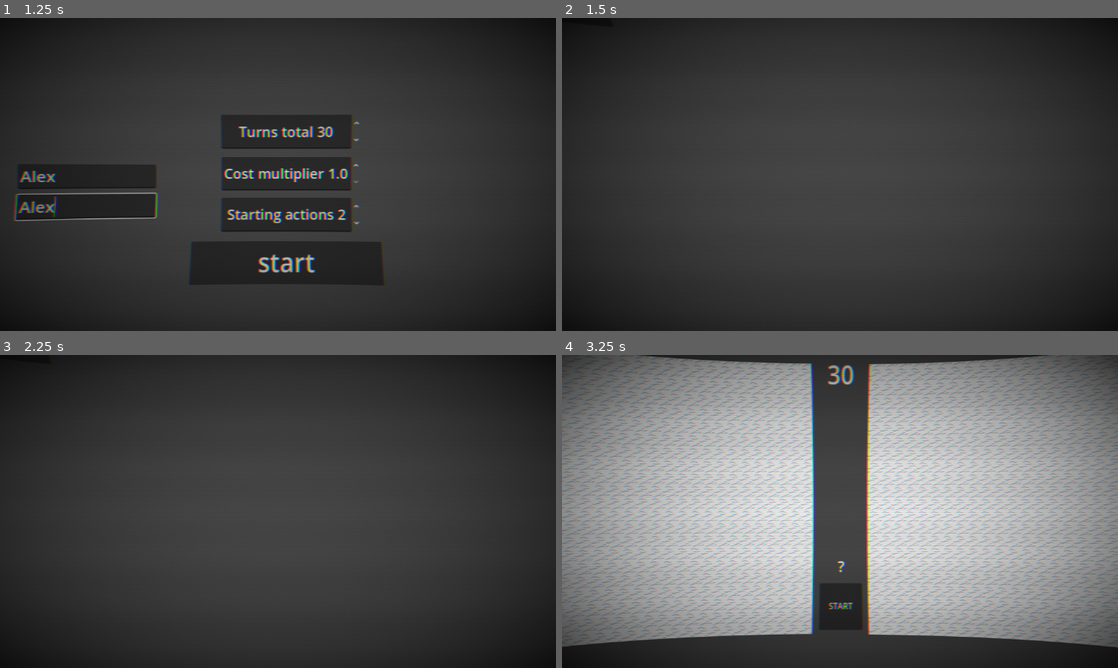
Above: before the commit, frames 1-4 (two rows, left to right).
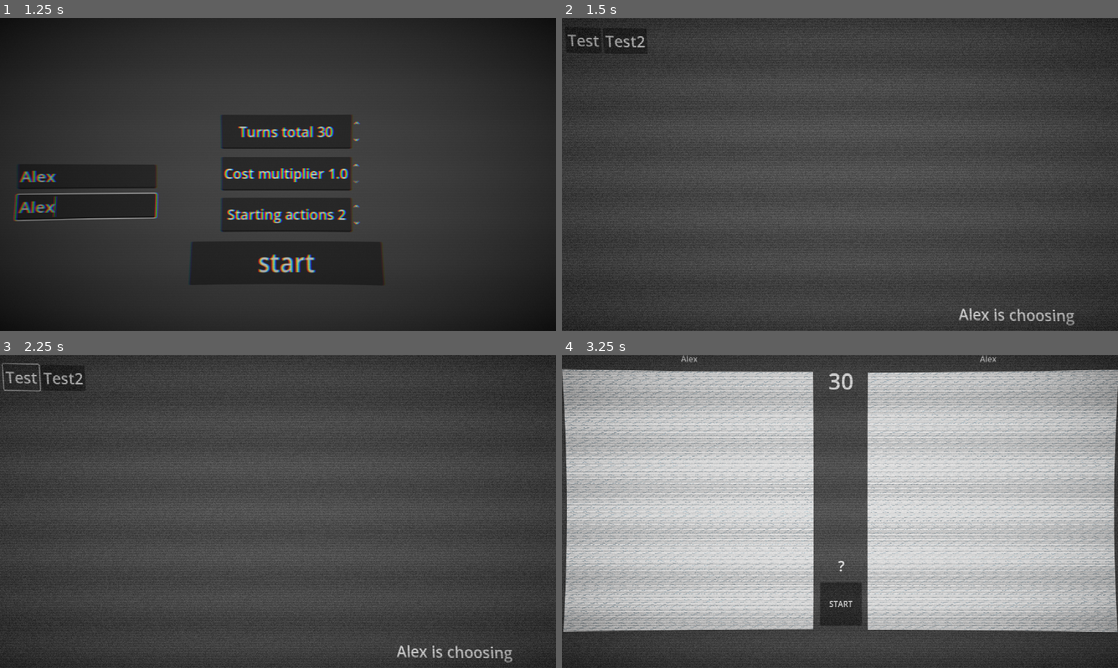
Above: after the commit, the same moments.

Repository: Blackblip/tekgame
Game: Godot game, scene res://scenes/roundSettings.tscn
The game is run twice, just before and just after one commit, with the same random seed, the same clock (stepped at 60 frames per second) and the same inputs.
Inputs (mouse positions are in pixels of both pictures, inside the frame that each line leads up to):
- Up to frame 1 (1.25 s): click (94, 177) at 0.52 s; type "Alex" at 0.6 s; click (94, 205) at 0.75 s; type "Alex" at 0.83 s
- Up to frame 2 (1.5 s): click "start" at 1.25 s
- Up to frame 3 (2.25 s): click "Test" at 2 s
- Up to frame 4 (3.25 s): click "Test2" at 2.75 s

Frame 1 is identical in both runs. In frame 2, 32% of the frame differs, in the area x 0-100%, y 0-100%; in frame 3, 33%; in frame 4, 65%.

Commit message:
more shi

Diff:
--- a/teknikprojectprototyp1/Assets/buildings/MissileSilo.tscn
+++ b/teknikprojectprototyp1/Assets/buildings/MissileSilo.tscn
@@ -28,4 +28,5 @@
 [node name="MissileSilo" type="AnimatedSprite2D"]
 texture_filter = 1
 sprite_frames = SubResource("SpriteFrames_s3pgm")
-frame_progress = 0.21007
+animation = &"prep"
+frame_progress = 0.14262
--- a/teknikprojectprototyp1/code/game/action_handler.gd
+++ b/teknikprojectprototyp1/code/game/action_handler.gd
@@ -2,6 +2,7 @@
 @onready var player = $GridContainer.get_meta("Player")
 @onready var turnHandler = $".."
 @onready var container
+@export var sound_handler: AudioStreamPlayer
 
 var icons = [
 
@@ -132,6 +133,13 @@
 			var source_data = MatchSettings.grid_data_p1[str(action_data.From_building)]
 			if source_data.building == config.Source_building:
 				source_data.action_scheduled_on = ""
+				var building_instance
+
+				for b in $GridContainer/BUILDINGS.get_children():
+					if b.name == str(action_data.From_building):
+						building_instance = b
+				if building_instance is AnimatedSprite2D:
+					building_instance.play("default")
 
 		if action_cost == 1:
 			MatchSettings.actionsLeft1 += 0
@@ -204,6 +212,9 @@
 		else:
 			MatchSettings.actionsLeftP2 -= offensive_data.ActionCost
 			$"../../CenterContainer/UI/PActions".text = str(MatchSettings.actionsLeftP2)
+
+
+
 	var own_grid: TileMapLayer = $"./GridContainer/grid"
 	var target_grid: TileMapLayer
 	if player == 1:
@@ -232,6 +243,12 @@
 			if data.building == offensive_data.Source_building:
 				building_origin = data.tile_pos
 				data.action_scheduled_on = tile_pos
+				var building_instance
+				for b in $GridContainer/BUILDINGS.get_children():
+					if b.name == str(building_origin):
+						building_instance = b
+				if building_instance is AnimatedSprite2D:
+					building_instance.play("prep")
 	elif player == 2:
 		for i in MatchSettings.grid_data_p2:
 			if building_origin != null:
@@ -242,6 +259,13 @@
 			if data.building == offensive_data.Source_building:
 				building_origin = data.tile_pos
 				data.action_scheduled_on = tile_pos
+				var building_instance
+				for b in $GridContainer/BUILDINGS.get_children():
+					if b.name == str(building_origin):
+						building_instance = b
+				if building_instance is AnimatedSprite2D:
+					building_instance.play("prep")
+
 	schedule[str(tile_pos)] = {
 		"Type": "Offensive",
 		"Action": offensive_data.Name,
@@ -296,6 +320,13 @@
 				$GridContainer/grid/HoverHighlight.build_mode = false
 				$GridContainer/grid/HoverHighlight.queue_redraw()
 
+	if player == 0:
+		sound_handler = $"../../SoundsP1"
+		sound_handler.play_sound("Hand_saw")
+	if player == 1:
+		sound_handler = $"../../SoundsP2"
+		sound_handler.play_sound("Hand_saw")
+
 	var hammer_scene = load("res://Assets/Icons/hammer.tscn")
 	var hammer_instance = hammer_scene.instantiate()
 	$"./GridContainer/grid".add_child(hammer_instance)
--- a/teknikprojectprototyp1/code/game/building_handler.gd
+++ b/teknikprojectprototyp1/code/game/building_handler.gd
@@ -15,6 +15,11 @@
 	var path = Configs.buildings[tile_data.building].Path
 	var building_scene = load(path)
 	var building_instance = building_scene.instantiate()
+	if building_instance is AnimatedSprite2D:
+		if str(tile_data.action_scheduled_on) != "":
+			building_instance.play("prep")
+		else:
+			building_instance.play("default")
 	$".".add_child(building_instance)
 	var global_pos = $"../../GridContainer/grid".to_global($"../../GridContainer/grid".map_to_local(tile_pos))
 	building_instance.global_position = global_pos
--- a/teknikprojectprototyp1/code/game/request_interaction.gd
+++ b/teknikprojectprototyp1/code/game/request_interaction.gd
@@ -4,6 +4,7 @@
 @onready var gridLayer = self
 @onready var turnHandler = $"../../.."
 @onready var interactions = $"../../../../Interactions"
+@onready var sound_handler
 
 var gridLayer2: TileMapLayer
 
@@ -35,6 +36,14 @@
 	queue_redraw()
 
 func _input(event):
+	if event is InputEventMouseButton:
+		if event.button_index == MOUSE_BUTTON_LEFT:
+			if player == 0:
+				sound_handler = $"../../../../SoundsP1"
+				sound_handler.play_sound("Click")
+			if player == 1:
+				sound_handler = $"../../../../SoundsP2"
+				sound_handler.play_sound("Click")
 	if not isMyTurn:
 		return
 	if event.is_action_pressed("Shift"):
--- a/teknikprojectprototyp1/code/globals/MatchSettings.gd
+++ b/teknikprojectprototyp1/code/globals/MatchSettings.gd
@@ -7,6 +7,12 @@
 var p2_map: String = ""
 var p1_name: String = "Player1"
 var p2_name: String = "Player2"
+
+var volumes = {
+	"master" : 100,
+	"music" : 100,
+	"effects" : 100,
+}
 
 var turn_count: int = 0
 var turns_left: int = total_turns
--- /dev/null
+++ b/teknikprojectprototyp1/code/globals/MusicList.gd
@@ -0,0 +1,5 @@
+extends Node
+
+var Music = {
+	"Blank" : "res://Assets/sounds/Disfigure - Blank [NCS Release].mp3",
+}
--- /dev/null
+++ b/teknikprojectprototyp1/code/globals/SoundList.gd
@@ -0,0 +1,6 @@
+extends Node
+
+var SFX = {
+	"Click" : preload("res://Assets/sounds/66878__mikemunkie__click1.wav"),
+	"Hand_saw" : preload("res://Assets/sounds/258056__jagadamba__hand-saw-02.mp3"),
+}
--- /dev/null
+++ b/teknikprojectprototyp1/code/music_handler.gd
@@ -0,0 +1,41 @@
+
+extends Node
+
+@export var Player: AudioStreamPlayer
+@export var Play_onready: bool = false
+
+var loop_through_music = true
+var index = 0
+var keys = []
+
+func _ready():
+	keys = MusicList.Music.keys()
+	Player.finished.connect(play_next)
+	if Play_onready:
+		begin_play()
+
+func set_volume(value: float):
+	Player.volume_db = linear_to_db(value / 100.0)
+
+func resume():
+	Player.stream_paused = false
+
+func pause():
+	Player.stream_paused = true
+
+func begin_play():
+	if keys.is_empty():
+		return
+	index = 0
+	play_current()
+func play_current():
+	Player.stream = load(MusicList.Music[keys[index]])
+	Player.play()
+func play_next():
+	index += 1
+	if index >= keys.size():
+		if loop_through_music:
+			index = 0
+		else:
+			return
+	play_current()
--- a/teknikprojectprototyp1/code/shaders/crtTV_effect.gdshader
+++ b/teknikprojectprototyp1/code/shaders/crtTV_effect.gdshader
@@ -3,7 +3,7 @@
 
 uniform sampler2D screen_texture : hint_screen_texture, filter_linear;
 
-uniform float curvature : hint_range(0.0, 0.3) = 0.08;
+uniform float curvature : hint_range(0.0, 0.3) = 0.1;
 uniform float scanline_strength : hint_range(0.0, 1.0) = 0.2;
 uniform float vignette_strength : hint_range(0.0, 1.0) = 0.4;
 uniform float chromatic_aberration : hint_range(0.0, 0.01) = 0.002;
--- /dev/null
+++ b/teknikprojectprototyp1/code/sound_handler.gd
@@ -0,0 +1,35 @@
+extends Node
+
+@export var max_players: int = 10
+@onready var TurnHandler = $"../TurnHandler"
+
+var available_players: Array[AudioStreamPlayer] = []
+
+func _ready():
+	for i in range(max_players):
+		var player = AudioStreamPlayer.new()
+		add_child(player)
+		available_players.append(player)
+	TurnHandler.turn_changed.connect(turn_changed.bind())
+
+func turn_changed(turn):
+	var player = $".".get_meta("Player")
+
+	if str(turn) == str(player):
+		resume_sounds()
+	else:
+		pause_sounds()
+func pause_sounds():
+	for player in available_players:
+		player.stream_paused = true
+func resume_sounds():
+	for player in available_players:
+		player.stream_paused = false
+
+func play_sound(path: String):
+	for player in available_players:
+		if !player.playing:
+			if !player.stream == SoundList.SFX[path]:
+				player.stream = SoundList.SFX[path]
+				player.play()
+				return
--- a/teknikprojectprototyp1/project.godot
+++ b/teknikprojectprototyp1/project.godot
@@ -19,6 +19,8 @@
 
 MatchSettings="*res://code/globals/MatchSettings.gd"
 Configs="*res://code/globals/Configs.gd"
+MusicList="*res://code/globals/MusicList.gd"
+SoundList="*res://code/globals/SoundList.gd"
 
 [display]
 
--- a/teknikprojectprototyp1/scenes/game.tscn
+++ b/teknikprojectprototyp1/scenes/game.tscn
@@ -13,6 +13,8 @@
 [ext_resource type="Texture2D" uid="uid://cfrl3tu0x5t3g" path="res://Assets/sprites/missileplaceholder.png" id="9_kvpfn"]
 [ext_resource type="Texture2D" uid="uid://bmg4twqsv5buy" path="res://Assets/sprites/shieldorsum.png" id="10_dinhu"]
 [ext_resource type="Script" uid="uid://v5kq3s2xq8bf" path="res://code/makeVis.gd" id="13_kvuet"]
+[ext_resource type="Script" uid="uid://di7jm0v8mpgf8" path="res://code/music_handler.gd" id="14_trtic"]
+[ext_resource type="Script" uid="uid://dmnvr47mev0h" path="res://code/sound_handler.gd" id="15_ir15t"]
 
 [sub_resource type="Theme" id="Theme_lnu2h"]
 
@@ -26,12 +28,12 @@
 
 [sub_resource type="ShaderMaterial" id="ShaderMaterial_kvuet"]
 shader = ExtResource("4_dinhu")
-shader_parameter/curvature = 0.08
-shader_parameter/scanline_strength = 0.2
-shader_parameter/vignette_strength = 0.4
-shader_parameter/chromatic_aberration = 0.002
-shader_parameter/noise_strength = 0.01
-shader_parameter/brightness = 1.0
+shader_parameter/curvature = 0.02
+shader_parameter/scanline_strength = 0.685
+shader_parameter/vignette_strength = 0.254
+shader_parameter/chromatic_aberration = 0.0
+shader_parameter/noise_strength = 0.082
+shader_parameter/brightness = 1.55
 
 [node name="Game" type="Node2D"]
 position = Vector2(-34, 0)
@@ -111,11 +113,12 @@
 [node name="TurnHandler" type="Node" parent="."]
 script = ExtResource("2_yqjtg")
 
-[node name="P2G" type="Node2D" parent="TurnHandler"]
+[node name="P2G" type="Node2D" parent="TurnHandler" node_paths=PackedStringArray("sound_handler")]
 z_index = 1
 z_as_relative = false
 position = Vector2(-34, 0)
 script = ExtResource("2_lbhrr")
+sound_handler = NodePath("../../SoundsP2")
 
 [node name="GridContainer" type="Panel" parent="TurnHandler/P2G"]
 anchors_preset = 1
@@ -144,9 +147,10 @@
 text = "PLAYER 2"
 horizontal_alignment = 1
 
-[node name="P1G" type="Node2D" parent="TurnHandler"]
+[node name="P1G" type="Node2D" parent="TurnHandler" node_paths=PackedStringArray("sound_handler")]
 position = Vector2(-34, 0)
 script = ExtResource("2_lbhrr")
+sound_handler = NodePath("../../SoundsP2")
 
 [node name="GridContainer" type="Panel" parent="TurnHandler/P1G"]
 anchors_preset = 8
@@ -203,16 +207,18 @@
 [node name="MapSelector" type="Control" parent="."]
 layout_mode = 3
 anchors_preset = 0
-offset_right = 40.0
-offset_bottom = 40.0
+offset_left = 80.0
+offset_top = 87.0
+offset_right = 120.0
+offset_bottom = 127.0
 script = ExtResource("4_lbhrr")
 
 [node name="GridContainer" type="GridContainer" parent="MapSelector"]
 layout_mode = 0
-offset_left = 40.0
-offset_top = 7.0
-offset_right = 1191.0
-offset_bottom = 656.0
+offset_left = -19.0
+offset_top = -57.0
+offset_right = 1132.0
+offset_bottom = 592.0
 mouse_filter = 2
 columns = 6
 
@@ -223,10 +229,10 @@
 
 [node name="Choosing" type="Label" parent="MapSelector"]
 layout_mode = 0
-offset_left = 872.0
-offset_top = 606.0
-offset_right = 1181.0
-offset_bottom = 648.0
+offset_left = 771.0
+offset_top = 499.0
+offset_right = 1080.0
+offset_bottom = 541.0
 theme_override_font_sizes/font_size = 30
 text = "PLAYER IS CHOOSING"
 
@@ -355,9 +361,24 @@
 visible = false
 z_index = 4096
 material = SubResource("ShaderMaterial_kvuet")
-offset_left = -174.0
-offset_top = -146.0
-offset_right = 1392.0
-offset_bottom = 791.0
+offset_left = -143.0
+offset_top = -140.0
+offset_right = 1423.0
+offset_bottom = 797.0
 mouse_filter = 2
 script = ExtResource("13_kvuet")
+
+[node name="Music" type="AudioStreamPlayer" parent="." node_paths=PackedStringArray("Player")]
+volume_db = -40.0
+autoplay = true
+script = ExtResource("14_trtic")
+Player = NodePath(".")
+Play_onready = true
+
+[node name="SoundsP2" type="AudioStreamPlayer" parent="."]
+script = ExtResource("15_ir15t")
+metadata/Player = 1
+
+[node name="SoundsP1" type="AudioStreamPlayer" parent="."]
+script = ExtResource("15_ir15t")
+metadata/Player = 0
Not shown, added: teknikprojectprototyp1/Assets/sounds/258056__jagadamba__hand-saw-02.mp3.import
Not shown, added: teknikprojectprototyp1/Assets/sounds/521105__lilmati__retro-explosion-07.wav.import
Not shown, added: teknikprojectprototyp1/Assets/sounds/66878__mikemunkie__click1.wav.import
Not shown, added: teknikprojectprototyp1/Assets/sounds/Disfigure - Blank [NCS Release].mp3.import
Renamed: teknikprojectprototyp1/sounds/idk.txt -> teknikprojectprototyp1/Assets/sounds/idk.txt
Not shown, added: teknikprojectprototyp1/code/globals/MusicList.gd.uid
Not shown, added: teknikprojectprototyp1/code/globals/SoundList.gd.uid
Not shown, added: teknikprojectprototyp1/code/music_handler.gd.uid
Not shown, added: teknikprojectprototyp1/code/sound_handler.gd.uid
Not shown: 1 places in teknikprojectprototyp1/scenes/game.tscn that only renumber resources
Not shown, added: teknikprojectprototyp1/Assets/sounds/258056__jagadamba__hand-saw-02.mp3
Not shown, added: teknikprojectprototyp1/Assets/sounds/521105__lilmati__retro-explosion-07.wav
(and 2 more such lines)
